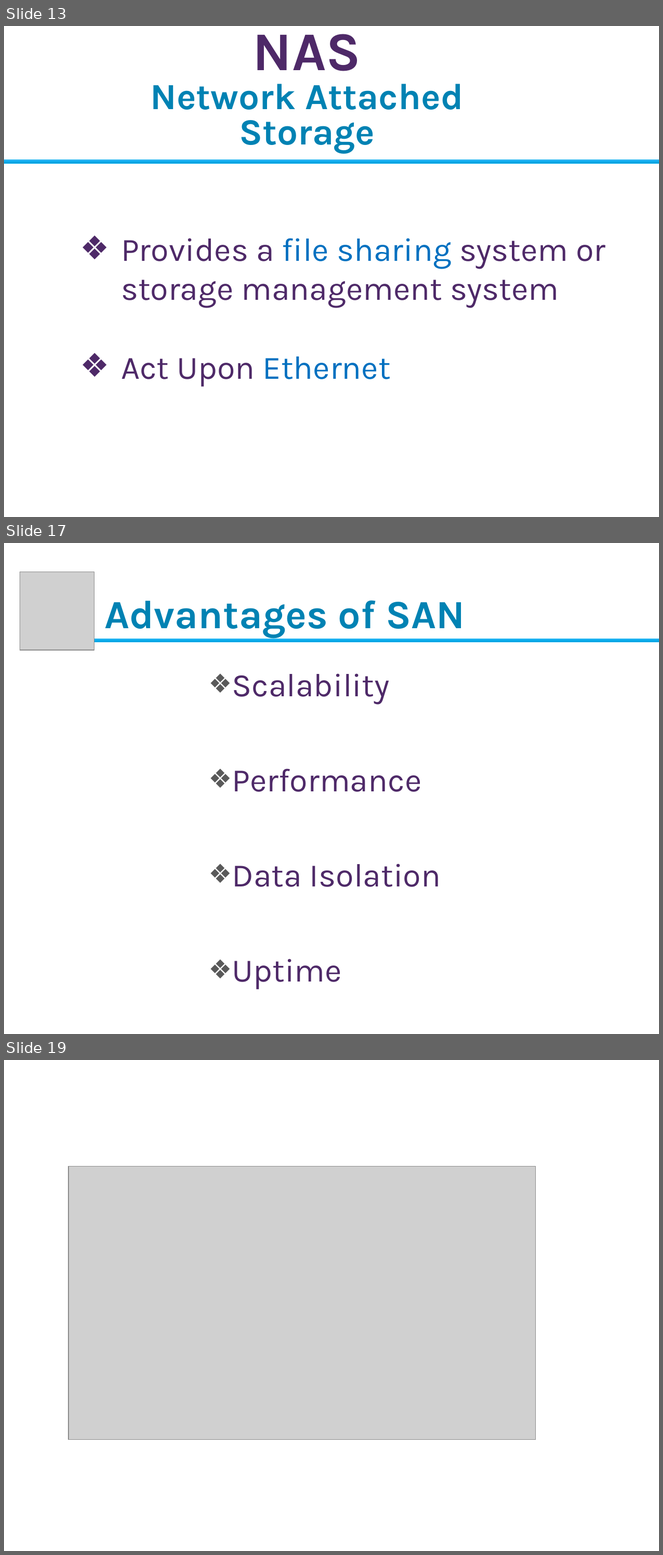
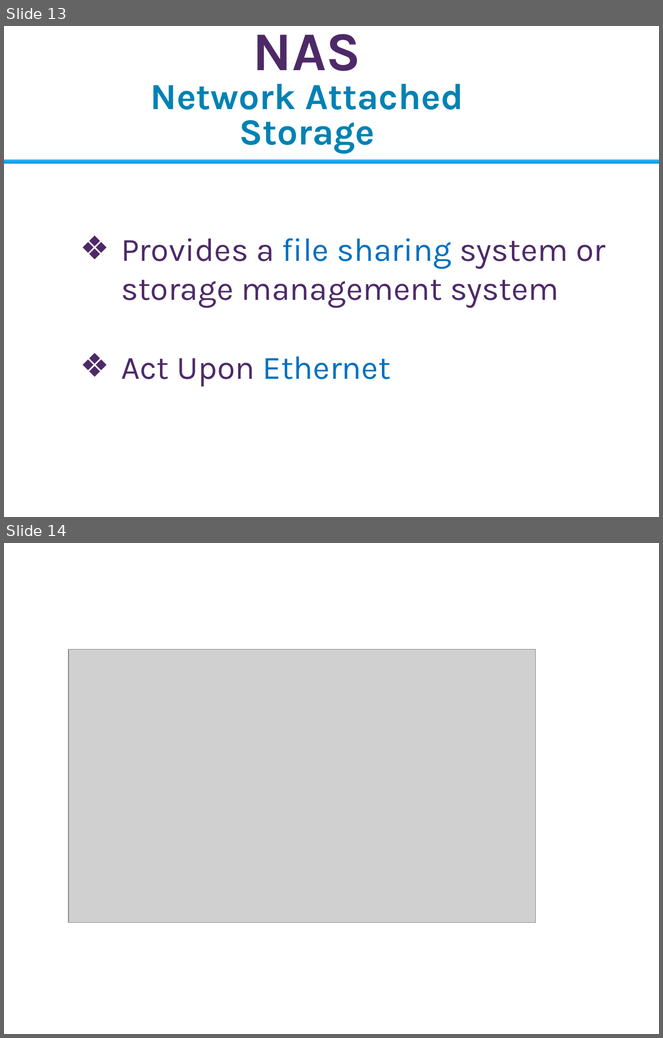
Before and after one commit to Imran4424/C-Plus-Plus-Object-Oriented, a slide deck: OOP.pptx. Shown one above the other, each under a label of ours: slides 13, 17 and 19 before the commit, slides 13 and 14 after it; the slides between them are not shown. The pictures are 663x1555 and 663x1038 pixels, drawn with LibreOffice and Linux fonts; fonts in the diff are those of the drawing; grey boxes stand for pictures; background and template pictures are left out. Boxes give left, top, right and bottom in pixels: in the first picture for what was removed or moved away, otherwise in the second. Text is boxed around its words. In the diff, an @@ line names an element or a change of style, - is before the commit and + after.

```diff
--- a/OOP.pptx
+++ b/OOP.pptx
@@ slide 17 removed at (x1=4, y1=543, x2=659, y2=1034), background picture (left out) @@
@@ picture removed at (x1=20, y1=572, x2=94, y2=650) @@
@@ text removed at (x1=104, y1=600, x2=465, y2=638) @@
-Advantages of SAN
@@ rectangle removed at (x1=93, y1=639, x2=659, y2=642) @@
@@ text removed at (x1=232, y1=674, x2=441, y2=990) @@
-❖ Scalability
-❖ Performance
-❖ Data Isolation
-❖ Uptime
@@ what was slide 19 is now slide 14 @@
```
Also in this commit, not shown: 1 slide added, 5 other slides removed.
